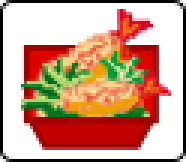
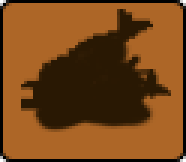
Layer changes from the first 186px x 162px image to the second:
showed group "grillet-meat-empty" (2 layers) over [0, 0, 186, 162]
